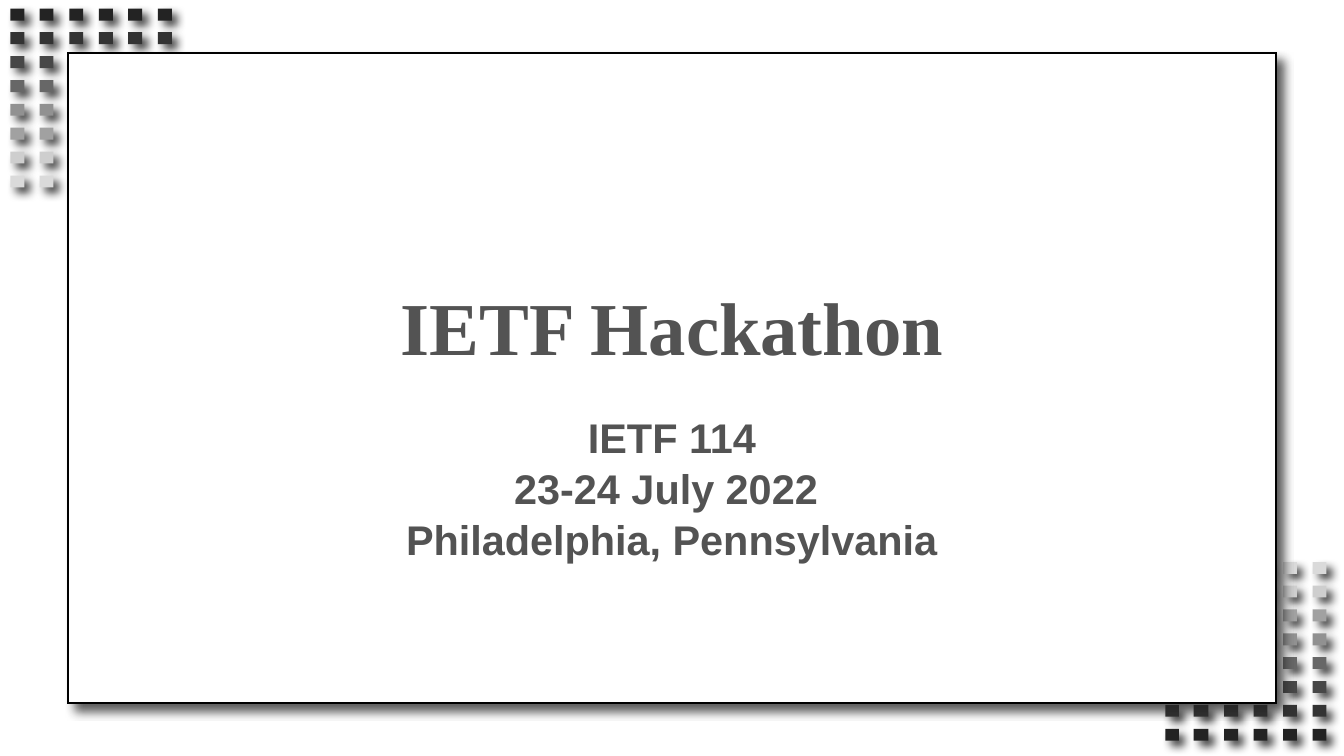
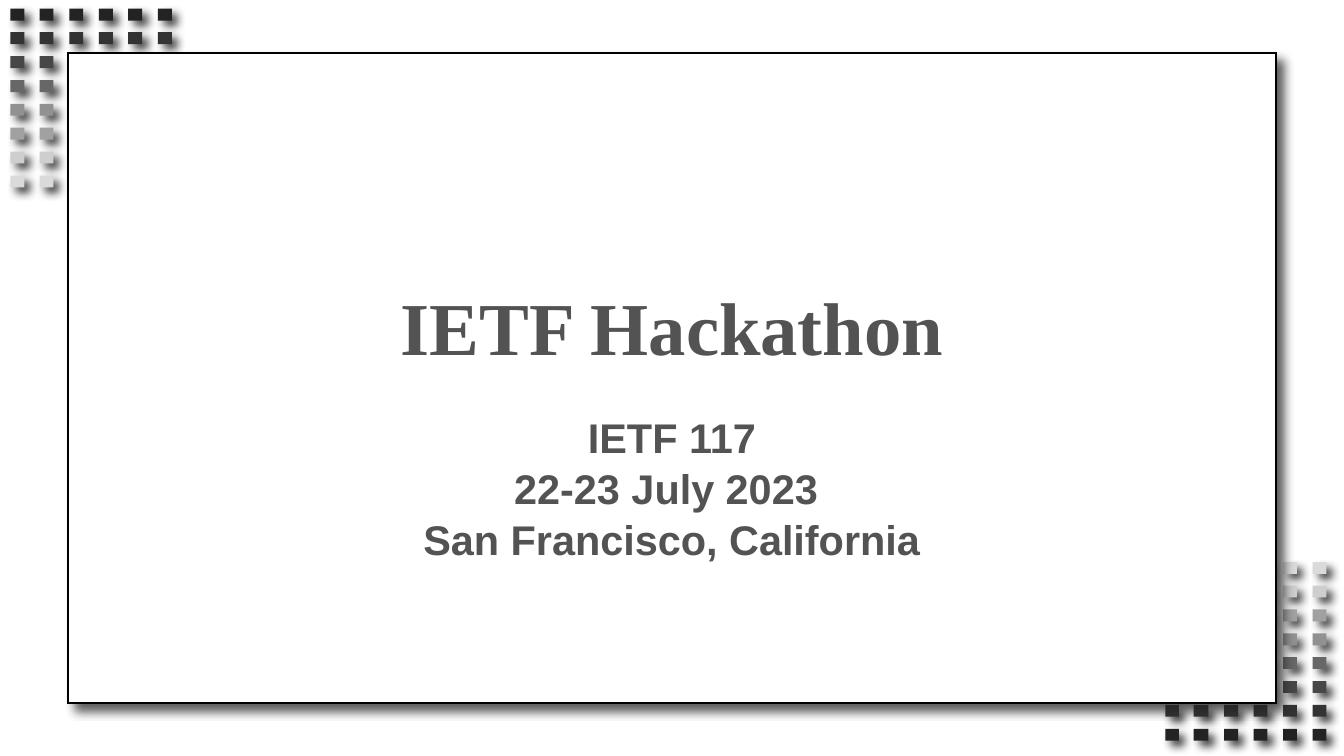
Before and after one commit to IETF-Hackathon/ietf117-project-presentations, a slide deck: slide 1 of presentation-template.pptx. Drawn at 1344x756 pixels with LibreOffice and Linux fonts; fonts in the diff are those of the drawing; background and template pictures are left out. Boxes give left, top, right and bottom in pixels: in the first picture for what was removed or moved away, otherwise in the second. Text is boxed around its words. In the diff, an @@ line names an element or a change of style, - is before the commit and + after.

Commit message:
updated templates to ietf117

```diff
--- a/presentation-template.pptx
+++ b/presentation-template.pptx
@@ subtitle at bbox=[423, 424, 920, 562]: text changed @@
-IETF 114
-23-24 July 2022
-Philadelphia, Pennsylvania
+IETF 117
+22-23 July 2023
+San Francisco, California
```
Also in this commit, not shown: 1 other file.
